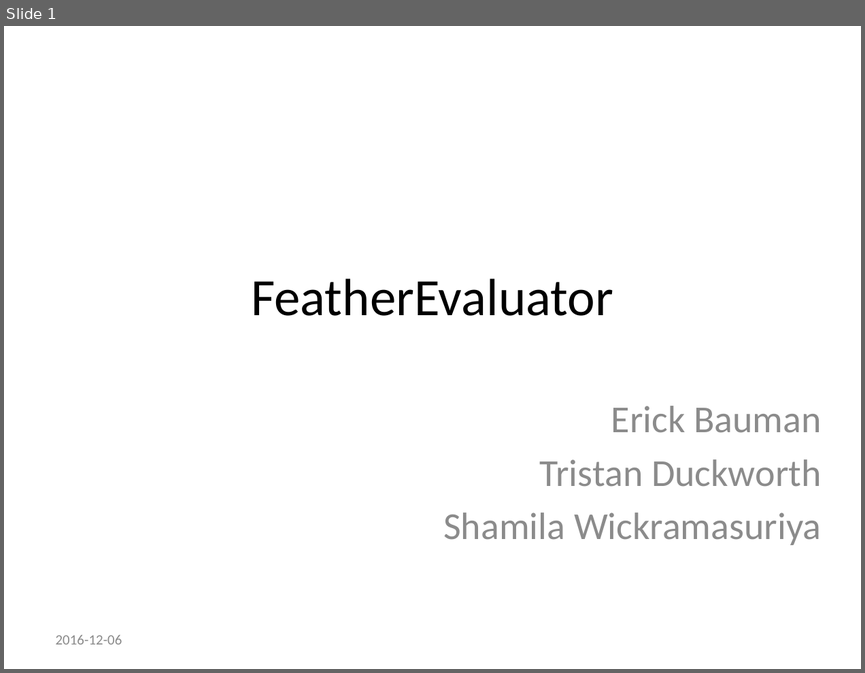
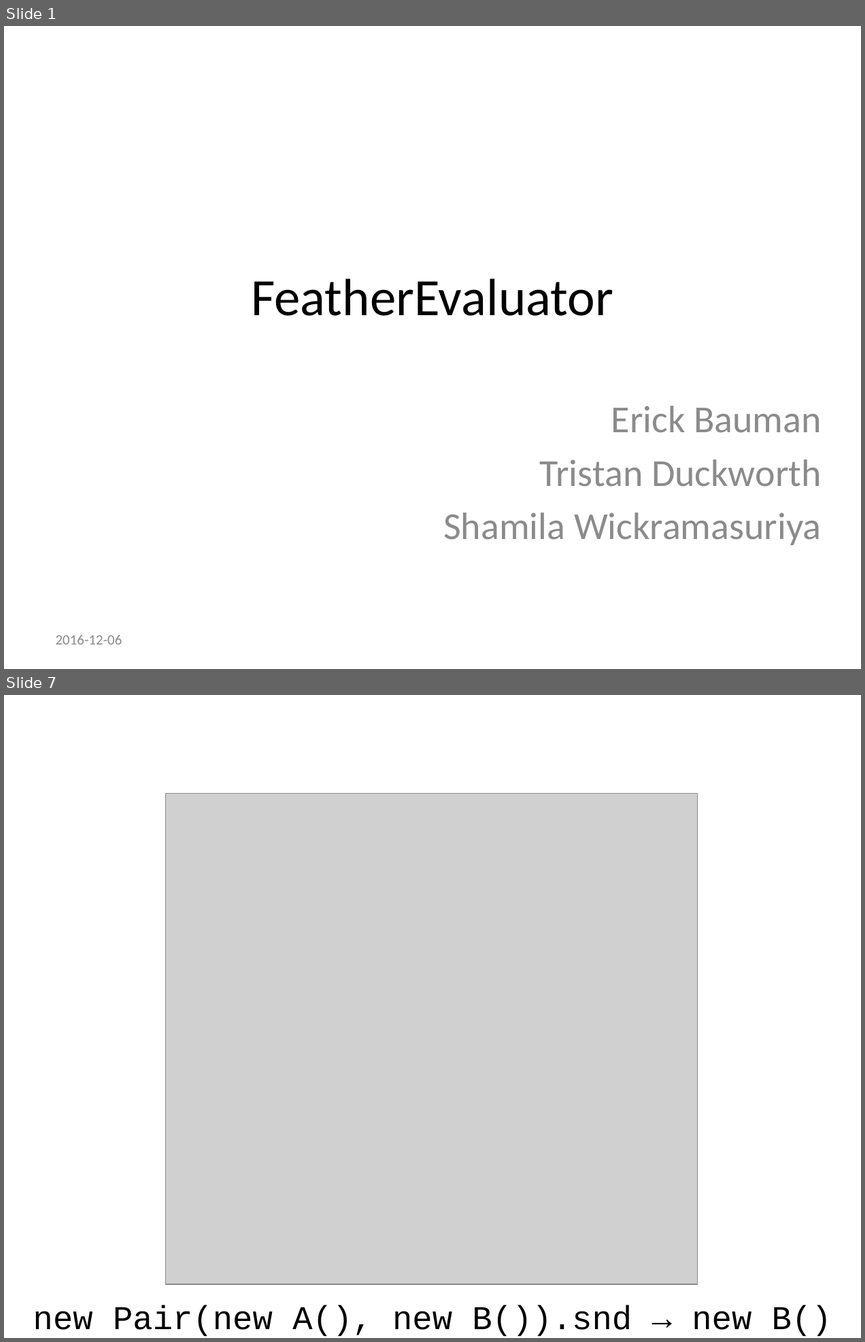
Before and after one commit to tgduckworth/FeatherEvaluator, a slide deck: Document/Presentation.pptx. Shown one above the other, each under a label of ours: slide 1 before the commit, slides 1 and 7 after it; the slides between them are not shown. The pictures are 865x673 and 865x1342 pixels, drawn with LibreOffice and Linux fonts; fonts in the diff are those of the drawing; grey boxes stand for pictures; background and template pictures are left out. Boxes give left, top, right and bottom in pixels: in the first picture for what was removed or moved away, otherwise in the second. Text is boxed around its words. In the diff, an @@ line names an element or a change of style, - is before the commit and + after.

```diff
--- a/Document/Presentation.pptx
+++ b/Document/Presentation.pptx
@@ slide 7 added at (4, 695, 861, 1338), background picture (left out) @@
@@ title added at (193, 705, 687, 764), 39.6 pt, text #FFFFFF @@
+Background
@@ picture added at (166, 794, 698, 1285) @@
@@ text added at (33, 1304, 832, 1336), 28 pt, text #000000 @@
+new Pair(new A(), new B()).snd → new B()
```
Also in this commit, not shown: 3 slides changed, 22 other slides added, 4 slides removed, 2 other files.
